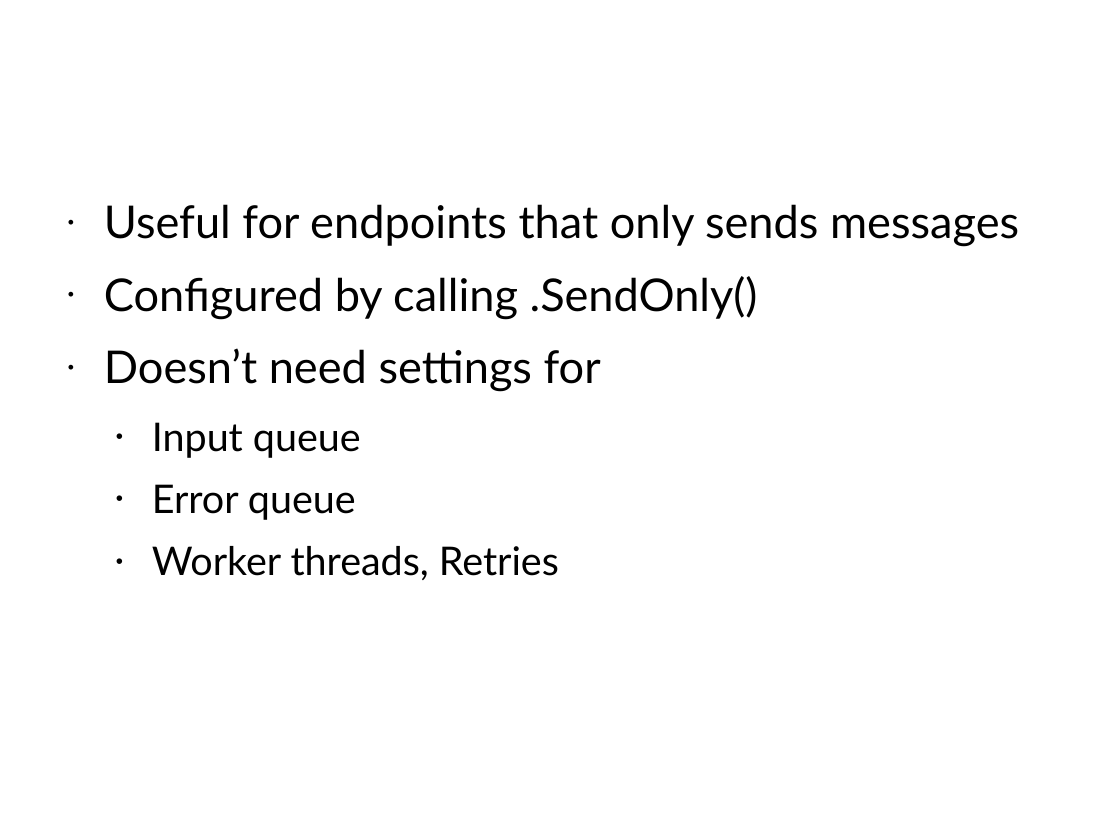
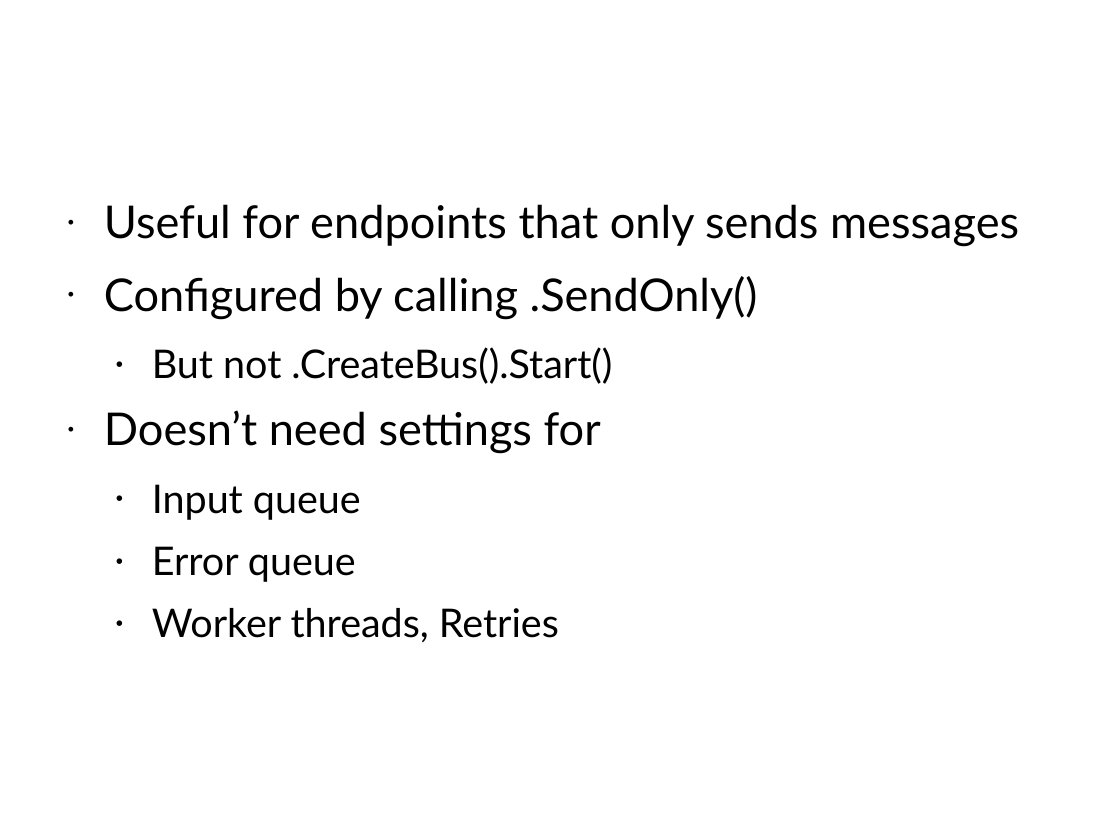
Before and after one commit to Particular/Course.Slides, a slide deck: slide 68 of EnterpriseDevelopmentWithNServiceBus.pptx. Drawn at 1120x840 pixels with LibreOffice and Linux fonts; fonts in the diff are those of the drawing; background and template pictures are left out. Boxes give left, top, right and bottom in pixels: in the first picture for what was removed or moved away, otherwise in the second. Text is boxed around its words. In the diff, an @@ line names an element or a change of style, - is before the commit and + after.

```diff
--- a/EnterpriseDevelopmentWithNServiceBus.pptx
+++ b/EnterpriseDevelopmentWithNServiceBus.pptx
@@ text at <box>152,347,612,384</box>: paragraph added @@
+  • But not .CreateBus().Start()
```
Also in this commit, not shown: 6 other slides changed.
